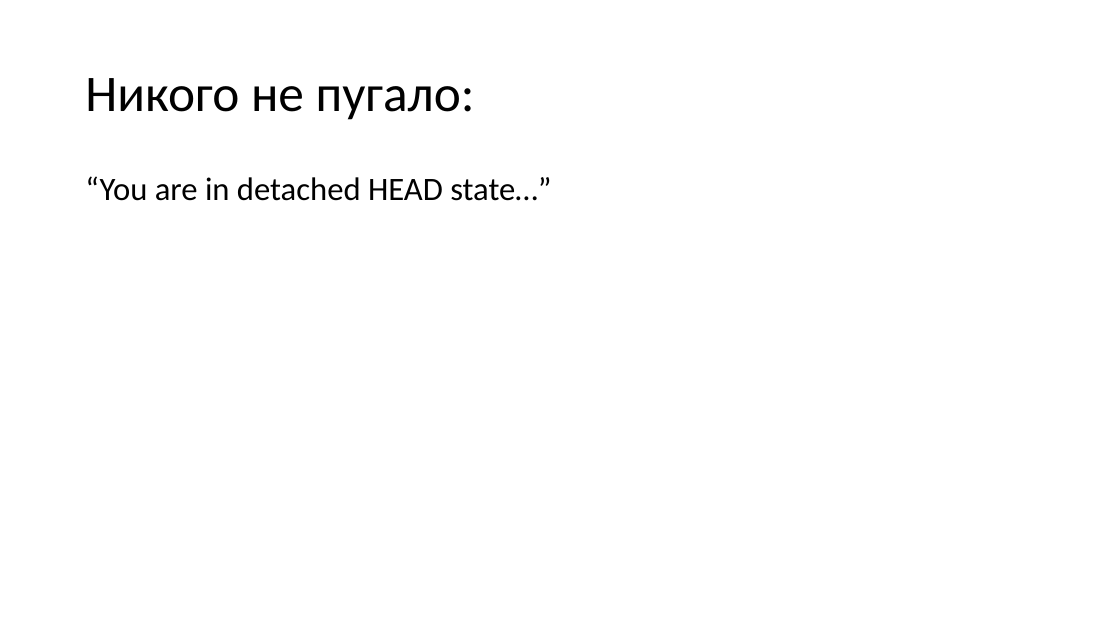
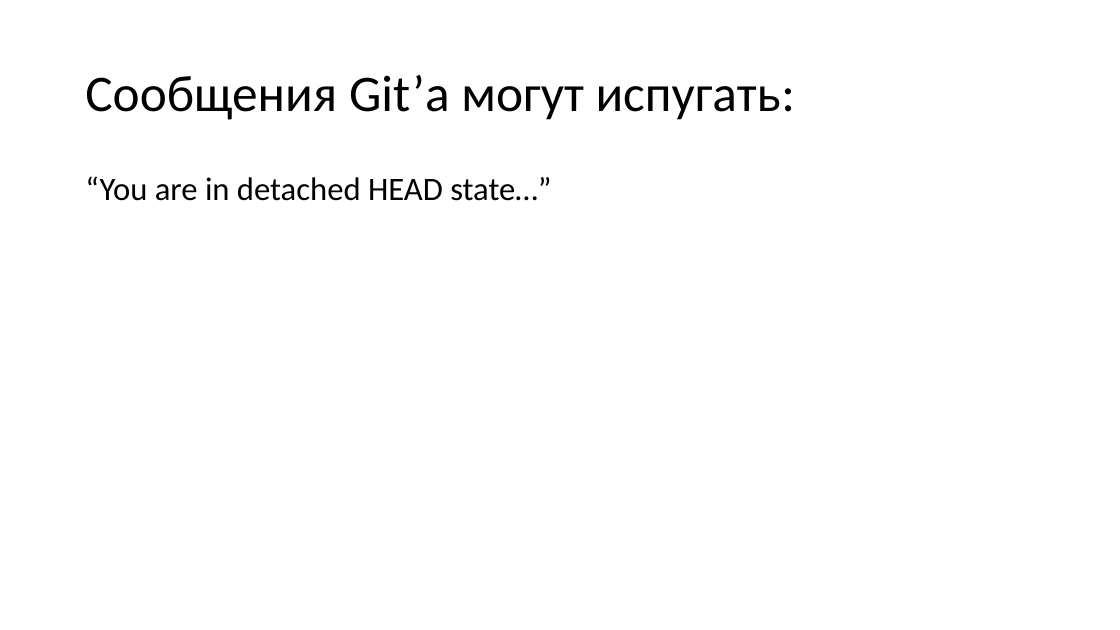
Before and after one commit to dzmitry-varabei/front-end-course, a slide deck: slide 4 of git-commit-code-review/Presentation1.pptx (slide 8 before the commit). Drawn at 1120x630 pixels with LibreOffice and Linux fonts; fonts in the diff are those of the drawing. Boxes give left, top, right and bottom in pixels: in the first picture for what was removed or moved away, otherwise in the second. Text is boxed around its words. In the diff, an @@ line names an element or a change of style, - is before the commit and + after.

```diff
--- a/git-commit-code-review/Presentation1.pptx
+++ b/git-commit-code-review/Presentation1.pptx
@@ title at bbox=[85, 75, 795, 120]: text changed @@
-Никого не пугало:
+Сообщения Git’а могут испугать:
```
Also in this commit, not shown: 3 other slides changed, 9 slides added, 2 slides removed, 1 other file.
